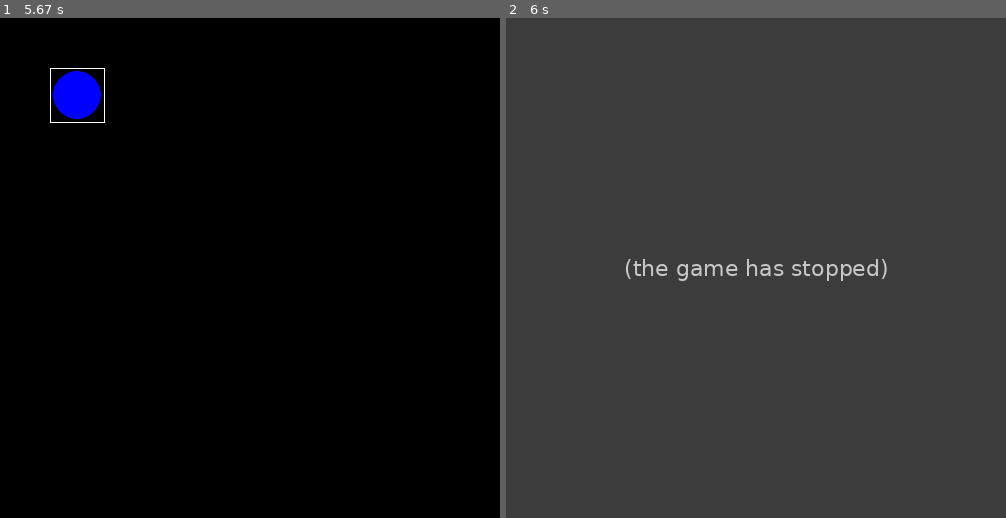
Above: before the commit, frames 1-2 (left to right).
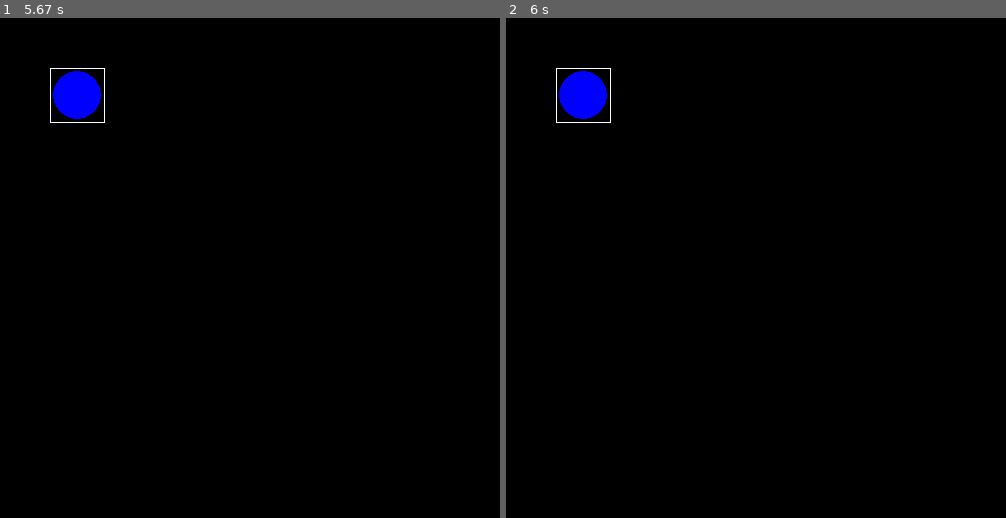
Above: after the commit, the same moments.

Repository: KirillCodeCreator/pygame_tasks
Game: pygame game, started from Board/board_main.py
The game is run twice, just before and just after one commit, with the same random seed, the same clock (stepped at 60 frames per second) and the same inputs.
Inputs (mouse positions are in pixels of both pictures, inside the frame that each line leads up to):
- Up to frame 1 (5.67 s): type "1 (at the terminal prompt)" at 0 s
- Up to frame 2 (6 s): click (606, 98) at 5.88 s

Frame 1 is identical in both runs. In frame 2, 100% of the frame differs, in the area x 0-100%, y 0-100%.
Error before the commit: AttributeError: 'Board' object has no attribute 'get_cell' (board_main.py line 57); the game stopped at 5.88 s (later frames are placeholders)

Commit message:
добавил начало отслеживания нажатия

Diff:
--- a/Board/board_main.py
+++ b/Board/board_main.py
@@ -5,6 +5,7 @@
 WHITE = (255, 255, 255)
 BLUE = (0, 0, 255)
 RED = (255, 0, 0)
+
 
 class Board:
     cells = list()
@@ -31,7 +32,7 @@
         cell_rect = pygame.Surface((self.cell_size, self.cell_size))
         for y in range(self.height):
             for x in range(self.width):
-                r = randint(0,1)
+                r = randint(0, 1)
                 rect = cell_rect.get_rect(topleft=(x * self.cell_size + self.left, y * self.cell_size + self.top))
                 cell_data = (rect, r, (x, y))
                 self.cells.append(cell_data)
@@ -47,14 +48,13 @@
             else:
                 pygame.draw.circle(screen, blue_color, cell_data[0].center, self.cell_size / 2 - 3)
 
-    def fill_cells_random(self, screen):
-        for cell in self.cells:
-            pygame.draw.circle(screen, pygame.Color(255, 255, 255), (
-                x * self.cell_size + self.left, y * self.cell_size + self.top, self.cell_size,
-                self.cell_size), 1)
+    def on_click(self, cell):
+        x, y = cell[0] - self.left, cell[1] - self.top
+        row, col = y // self.cell_size, x // self.cell_size
+        self.board[row][col] = (self.board[row][col] + 1) % 3
 
     def get_click(self, mouse_pos):
-        cell = self.get_cell(mouse_pos)
+        cell = (mouse_pos[0], mouse_pos[1])
         self.on_click(cell)
 
 
